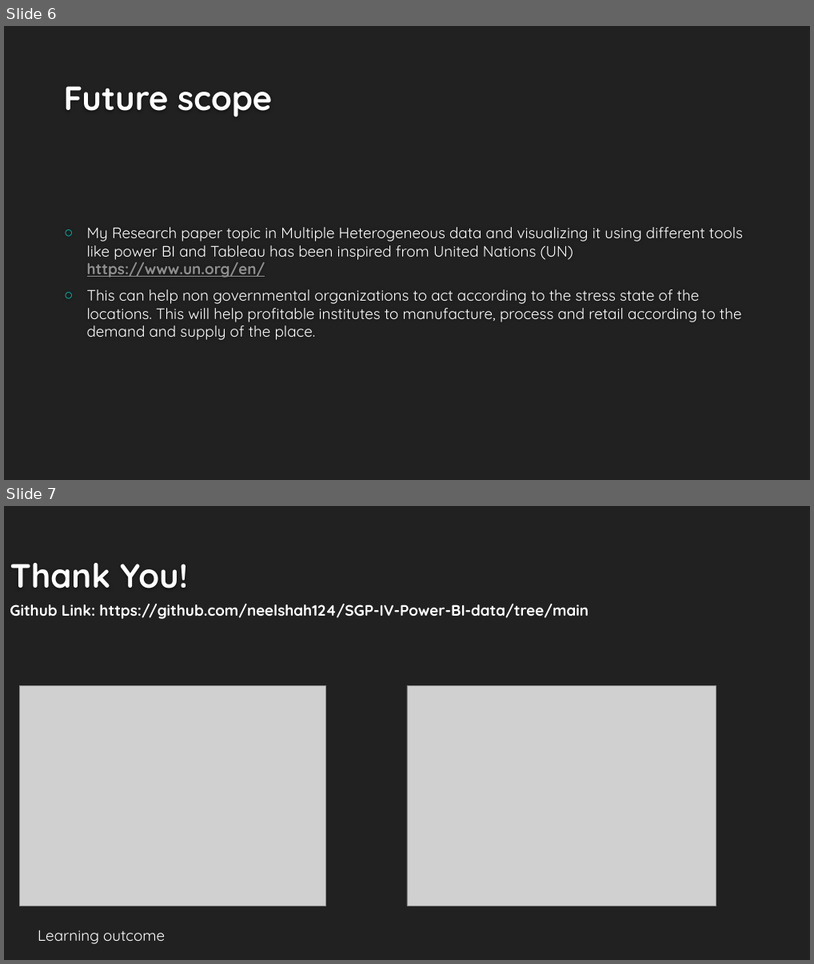
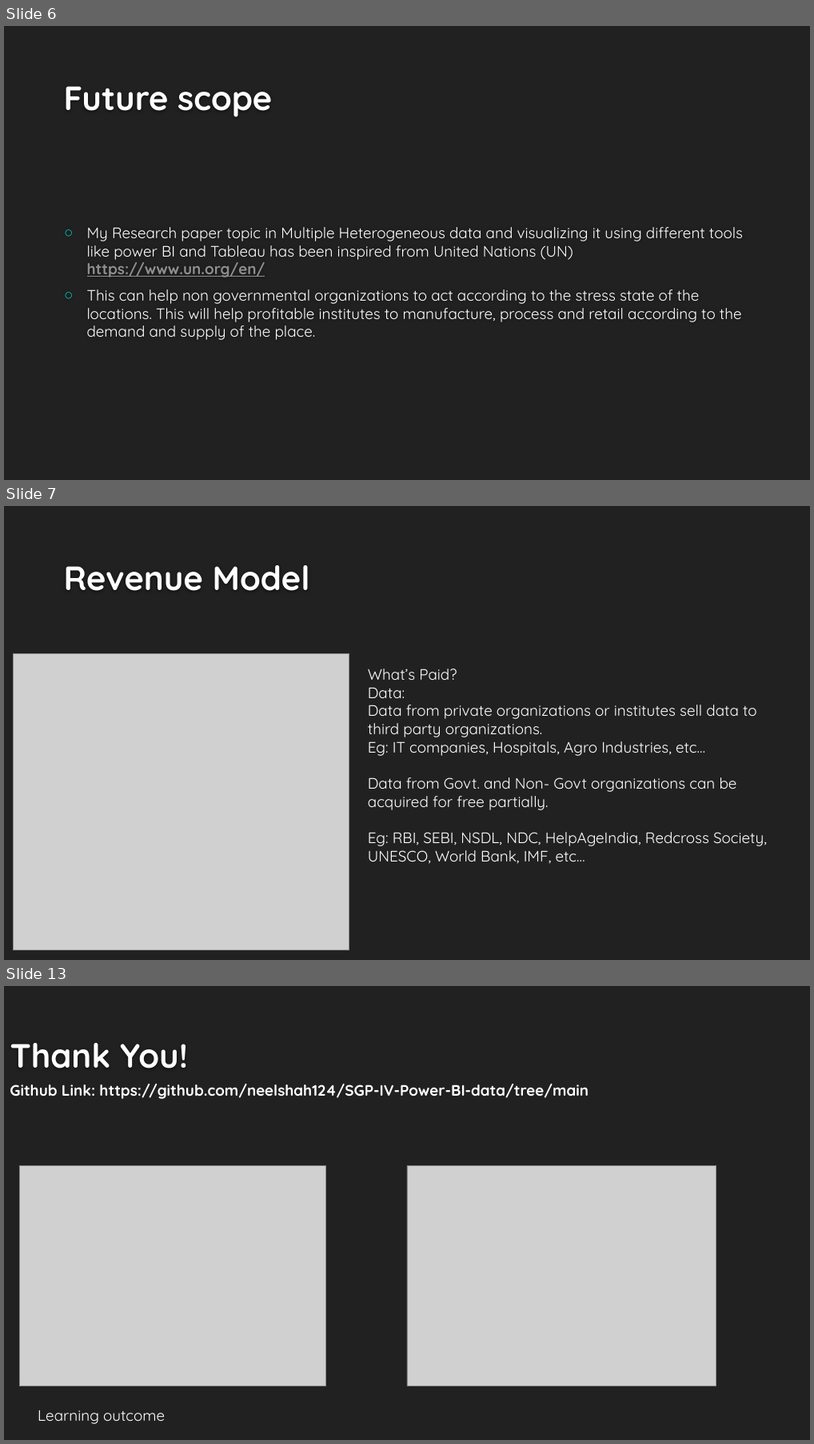
Before and after one commit to neelshah124/SGP-IV-Power-BI-data, a slide deck: Software group Project –IV.pptx. Shown one above the other, each under a label of ours: slides 6 and 7 before the commit, slides 6, 7 and 13 after it; the slides between them are not shown. The pictures are 814x964 and 814x1444 pixels, drawn with LibreOffice and Linux fonts; fonts in the diff are those of the drawing; grey boxes stand for pictures; background and template pictures are left out. Boxes give left, top, right and bottom in pixels: in the first picture for what was removed or moved away, otherwise in the second. Text is boxed around its words. In the diff, an @@ line names an element or a change of style, - is before the commit and + after.

```diff
--- a/Software group Project –IV.pptx
+++ b/Software group Project –IV.pptx
@@ slide 7 added at (4, 506, 810, 960), background #212121 @@
@@ title added at (64, 565, 310, 591), 40 pt, text #FEFEFE, bold @@
+Revenue Model
@@ picture added at (13, 654, 350, 949) @@
@@ text added at (368, 668, 767, 863), 18 pt, text #FFFFFF @@
+What’s Paid?
+Data:
+Data from private organizations or institutes sell data to third party organizations.
+Eg: IT companies, Hospitals, Agro Industries, etc…
+Data from Govt. and Non- Govt organizations can be acquired for free partially.
+Eg: RBI, SEBI, NSDL, NDC, HelpAgeIndia, Redcross Society, UNESCO, World Bank, IMF, etc…
@@ what was slide 7 is now slide 13 @@
```
Also in this commit, not shown: 1 slide changed, 5 other slides added.
